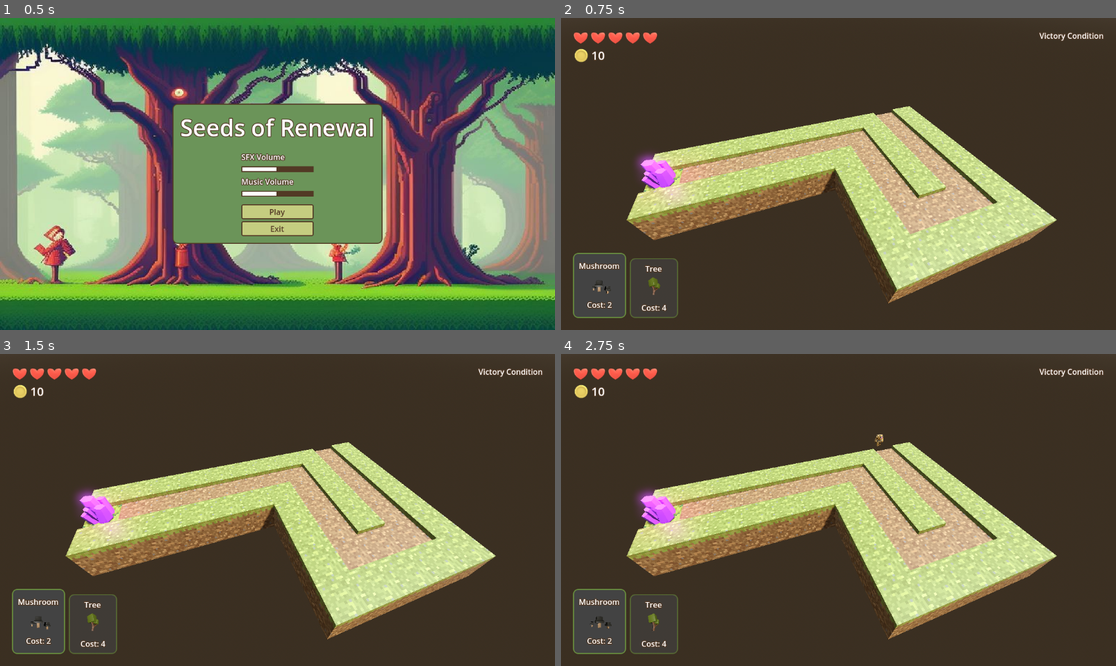
Above: before the commit, frames 1-4 (two rows, left to right).
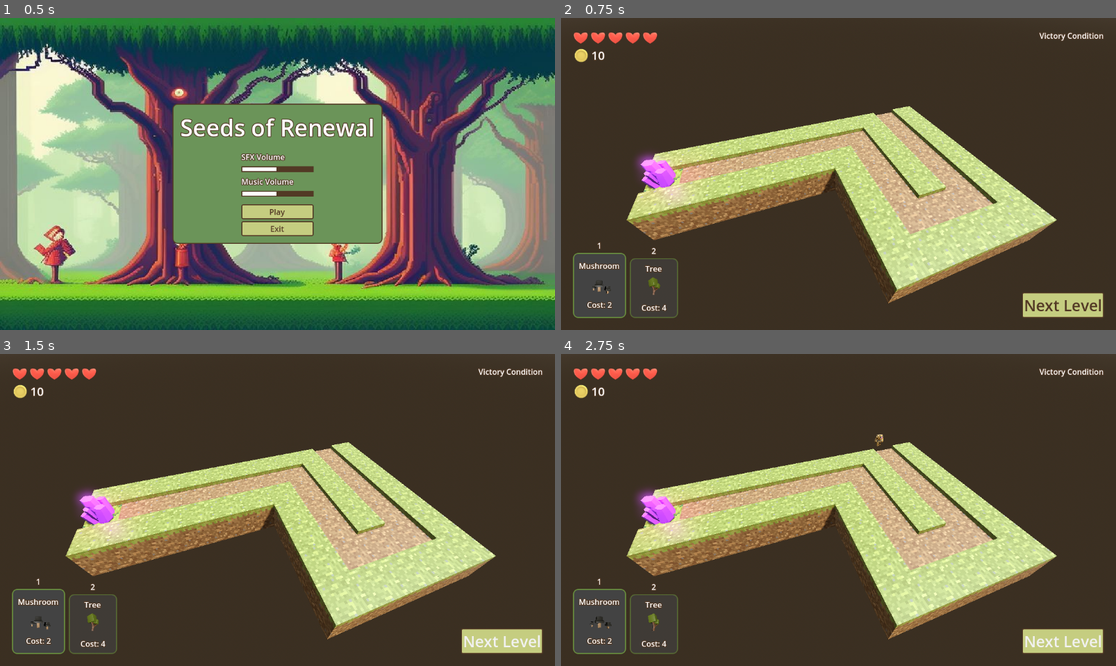
Above: after the commit, the same moments.

Repository: TheBoysJams/SeedsOfRenewal
Game: Godot game, scene res://UI/main_menu.tscn
The game is run twice, just before and just after one commit, with the same random seed, the same clock (stepped at 60 frames per second) and the same inputs. Sound files missing from this copy of the repository are replaced by a short silence.
Inputs (mouse positions are in pixels of both pictures, inside the frame that each line leads up to):
- Up to frame 1 (0.5 s): no input
- Up to frame 2 (0.75 s): click "Play" at 0.5 s
- Up to frame 3 (1.5 s): click (499, 641) at 1.25 s, where only the run after the commit has a clickable "Next Level"
- Up to frame 4 (2.75 s): click (1060, 641) at 2 s, where only the run after the commit has a clickable "Next Level"

Frame 1 is identical in both runs. In frame 2, 1.1% of the frame differs, in the area x 6-98%, y 71-96%; in frame 3, 1.2%; in frame 4, 1.2%.

Commit message:
Make plant selectors clickable

Diff:
--- a/RenewalTreeDefence/Levels/level_one.tscn
+++ b/RenewalTreeDefence/Levels/level_one.tscn
@@ -35,7 +35,8 @@
 
 [node name="LevelOne" type="Node3D"]
 
-[node name="GUI" parent="." instance=ExtResource("13_peahu")]
+[node name="GUI" parent="." node_paths=PackedStringArray("player") instance=ExtResource("13_peahu")]
+player = NodePath("../Player")
 
 [node name="DirectionalLight3D" type="DirectionalLight3D" parent="."]
 transform = Transform3D(-0.866025, -0.433013, 0.25, 0, 0.5, 0.866025, -0.5, 0.75, -0.433013, 0, 0, 0)
--- a/RenewalTreeDefence/Levels/level_three.tscn
+++ b/RenewalTreeDefence/Levels/level_three.tscn
@@ -49,7 +49,8 @@
 
 [node name="LevelThree" type="Node3D"]
 
-[node name="GUI" parent="." instance=ExtResource("9_y0rah")]
+[node name="GUI" parent="." node_paths=PackedStringArray("player") instance=ExtResource("9_y0rah")]
+player = NodePath("../Player")
 
 [node name="DirectionalLight3D" type="DirectionalLight3D" parent="."]
 transform = Transform3D(-0.866025, -0.433013, 0.25, 0, 0.5, 0.866025, -0.5, 0.75, -0.433013, 0, 0, 0)
--- a/RenewalTreeDefence/Levels/level_two.tscn
+++ b/RenewalTreeDefence/Levels/level_two.tscn
@@ -42,7 +42,8 @@
 
 [node name="LevelTwo" type="Node3D"]
 
-[node name="GUI" parent="." instance=ExtResource("14_pvdqh")]
+[node name="GUI" parent="." node_paths=PackedStringArray("player") instance=ExtResource("14_pvdqh")]
+player = NodePath("../Player")
 
 [node name="DirectionalLight3D" type="DirectionalLight3D" parent="."]
 transform = Transform3D(-0.866025, -0.433013, 0.25, 0, 0.5, 0.866025, -0.5, 0.75, -0.433013, 0, 0, 0)
--- /dev/null
+++ b/RenewalTreeDefence/UI/PlantPanelContainer.gd
@@ -0,0 +1 @@
+extends PanelContainer
--- a/RenewalTreeDefence/UI/defeat_menu.tscn
+++ b/RenewalTreeDefence/UI/defeat_menu.tscn
@@ -12,7 +12,6 @@
 offset_bottom = 648.0
 
 [node name="Panel" type="PanelContainer" parent="MarginContainer"]
-self_modulate = Color(1, 1, 1, 0.666667)
 custom_minimum_size = Vector2(200, 150)
 layout_mode = 2
 size_flags_horizontal = 4
--- a/RenewalTreeDefence/UI/gui.gd
+++ b/RenewalTreeDefence/UI/gui.gd
@@ -1,4 +1,6 @@
 extends CanvasLayer
+
+@export var player: Player
 
 @onready var health_container_scene = %HealthContainer
 @onready var plant_container_scene = %PlantContainer
@@ -9,21 +11,28 @@
 		health_container_scene.get_child(i).visible = health > i
 
 func OnGoldChanged(gold:int) -> void:
-	%Gold.text = str(gold)
+	%GoldLabel.text = str(gold)
 
 func OnSelectedTowerChanged(towerInfo:TowerInfo) -> void:
 	for i in plant_container_scene.get_child_count():
 		if towerInfo.Index == i:
-			plant_container_scene.get_child(i).custom_minimum_size = Vector2(110,135)
-			plant_container_scene.get_child(i).self_modulate = Color(1,1,1,1)
+			plant_container_scene.get_child(i).find_child("PlantPanelContainer").custom_minimum_size = Vector2(110,135)
+			plant_container_scene.get_child(i).find_child("PlantPanelContainer").self_modulate = Color(1,1,1,1)
 		else:
-			plant_container_scene.get_child(i).custom_minimum_size = Vector2.ZERO
-			plant_container_scene.get_child(i).self_modulate = Color(1,1,1,0.6)
+			plant_container_scene.get_child(i).find_child("PlantPanelContainer").custom_minimum_size = Vector2.ZERO
+			plant_container_scene.get_child(i).find_child("PlantPanelContainer").self_modulate = Color(1,1,1,0.6)
 
-
-	#%SelectedPlant.text = "Selected Plant: " + towerInfo.Name
-	#%SelectedPlantCost.text = "Plant Cost: " + str(towerInfo.Cost)
 
 func OnVictoryConditionChanged(victoryCondition:String)-> void:
 	pass
 	%VictoryConditionLabel.text = victoryCondition
+
+
+func _on_mushroom_panel_gui_input(event):
+	if event.is_action_pressed("left_click"):
+		player.selectedTowerIndex = 0
+
+
+func _on_tree_panel_gui_input(event):
+	if event.is_action_pressed("left_click"):
+		player.selectedTowerIndex = 1
--- a/RenewalTreeDefence/UI/gui.tscn
+++ b/RenewalTreeDefence/UI/gui.tscn
@@ -7,6 +7,7 @@
 [ext_resource type="PackedScene" uid="uid://bak30wl16u34k" path="res://UI/plant_panel.tscn" id="5_haxeg"]
 [ext_resource type="PackedScene" uid="uid://bdtm8816umdhp" path="res://Assets/Meshes/Mushroom.gltf" id="6_6rx21"]
 [ext_resource type="PackedScene" uid="uid://nxul2h8o43xx" path="res://Assets/Meshes/Tree_2.gltf" id="7_tpmfo"]
+[ext_resource type="PackedScene" uid="uid://3ajgyturdg8s" path="res://UI/sound_button.tscn" id="8_wb623"]
 
 [sub_resource type="ShaderMaterial" id="ShaderMaterial_4mubi"]
 shader = ExtResource("2_u1vsv")
@@ -78,7 +79,7 @@
 texture = ExtResource("3_hlvv1")
 expand_mode = 3
 
-[node name="Gold" type="Label" parent="MarginContainer/VBoxContainer2/HBoxContainer2"]
+[node name="GoldLabel" type="Label" parent="MarginContainer/VBoxContainer2/HBoxContainer2"]
 unique_name_in_owner = true
 layout_mode = 2
 theme_override_font_sizes/font_size = 24
@@ -100,6 +101,7 @@
 
 [node name="TreePanel" parent="MarginContainer/PlantContainer" instance=ExtResource("5_haxeg")]
 layout_mode = 2
+plant_index = 1
 plant_name = "Tree"
 plant_cost = 4
 plant_model = ExtResource("7_tpmfo")
@@ -112,3 +114,13 @@
 size_flags_horizontal = 8
 size_flags_vertical = 0
 text = "Victory Condition"
+
+[node name="SoundButton" parent="MarginContainer" instance=ExtResource("8_wb623")]
+layout_mode = 2
+size_flags_horizontal = 8
+size_flags_vertical = 8
+theme_override_font_sizes/font_size = 32
+text = "Next Level"
+
+[connection signal="gui_input" from="MarginContainer/PlantContainer/MushroomPanel" to="." method="_on_mushroom_panel_gui_input"]
+[connection signal="gui_input" from="MarginContainer/PlantContainer/TreePanel" to="." method="_on_tree_panel_gui_input"]
--- a/RenewalTreeDefence/UI/plant_panel.gd
+++ b/RenewalTreeDefence/UI/plant_panel.gd
@@ -1,6 +1,7 @@
-extends PanelContainer
+extends VBoxContainer
 
-@export var plant_texture: Texture2D
+
+@export var plant_index: int
 @export var plant_name: String
 @export var plant_cost: int
 @export var plant_model: PackedScene
@@ -17,6 +18,7 @@
 
 
 func _ready():
+	%IndexLabel.text = str(plant_index+1)
 	sub_viewport.set_clear_mode(SubViewport.CLEAR_MODE_ONCE)
 	texture_rect.texture = sub_viewport.get_texture()
 
--- a/RenewalTreeDefence/UI/plant_panel.tscn
+++ b/RenewalTreeDefence/UI/plant_panel.tscn
@@ -3,39 +3,55 @@
 [ext_resource type="Script" path="res://UI/plant_panel.gd" id="1_c01mv"]
 [ext_resource type="PackedScene" uid="uid://okpjnvjc5ial" path="res://UI/plant_3d_model_GUI.tscn" id="2_6tn7o"]
 
-[node name="PlantPanel" type="PanelContainer"]
+[node name="PlantPanel" type="VBoxContainer"]
 offset_right = 40.0
 offset_bottom = 40.0
 size_flags_horizontal = 0
 size_flags_vertical = 8
+mouse_filter = 0
 theme_type_variation = &"PlantPanel"
 script = ExtResource("1_c01mv")
 
-[node name="MarginContainer" type="MarginContainer" parent="."]
+[node name="IndexLabel" type="Label" parent="."]
+unique_name_in_owner = true
+layout_mode = 2
+size_flags_horizontal = 4
+text = "1"
+horizontal_alignment = 1
+
+[node name="PlantPanelContainer" type="PanelContainer" parent="."]
+unique_name_in_owner = true
+layout_mode = 2
+size_flags_horizontal = 0
+size_flags_vertical = 8
+mouse_filter = 1
+theme_type_variation = &"PlantPanel"
+
+[node name="MarginContainer" type="MarginContainer" parent="PlantPanelContainer"]
 layout_mode = 2
 theme_override_constants/margin_left = 8
 theme_override_constants/margin_top = 8
 theme_override_constants/margin_right = 8
 theme_override_constants/margin_bottom = 8
 
-[node name="VBoxContainer" type="VBoxContainer" parent="MarginContainer"]
+[node name="VBoxContainer" type="VBoxContainer" parent="PlantPanelContainer/MarginContainer"]
 layout_mode = 2
 alignment = 1
 
-[node name="NameLabel" type="Label" parent="MarginContainer/VBoxContainer"]
+[node name="NameLabel" type="Label" parent="PlantPanelContainer/MarginContainer/VBoxContainer"]
 unique_name_in_owner = true
 layout_mode = 2
 text = "Plant Name"
 horizontal_alignment = 1
 vertical_alignment = 1
 
-[node name="TextureRect" type="TextureRect" parent="MarginContainer/VBoxContainer"]
+[node name="TextureRect" type="TextureRect" parent="PlantPanelContainer/MarginContainer/VBoxContainer"]
 unique_name_in_owner = true
 layout_mode = 2
 size_flags_horizontal = 4
 size_flags_vertical = 4
 
-[node name="SubViewport" type="SubViewport" parent="MarginContainer/VBoxContainer/TextureRect"]
+[node name="SubViewport" type="SubViewport" parent="PlantPanelContainer/MarginContainer/VBoxContainer/TextureRect"]
 unique_name_in_owner = true
 own_world_3d = true
 transparent_bg = true
@@ -43,10 +59,10 @@
 size = Vector2i(80, 50)
 render_target_update_mode = 4
 
-[node name="PlantView" parent="MarginContainer/VBoxContainer/TextureRect/SubViewport" instance=ExtResource("2_6tn7o")]
+[node name="PlantView" parent="PlantPanelContainer/MarginContainer/VBoxContainer/TextureRect/SubViewport" instance=ExtResource("2_6tn7o")]
 unique_name_in_owner = true
 
-[node name="CostLabel" type="Label" parent="MarginContainer/VBoxContainer"]
+[node name="CostLabel" type="Label" parent="PlantPanelContainer/MarginContainer/VBoxContainer"]
 unique_name_in_owner = true
 layout_mode = 2
 size_flags_horizontal = 4
--- a/RenewalTreeDefence/UI/victory_menu.tscn
+++ b/RenewalTreeDefence/UI/victory_menu.tscn
@@ -5,6 +5,7 @@
 
 [node name="VictoryMenu" type="CanvasLayer"]
 process_mode = 3
+layer = 3
 script = ExtResource("1_pjanx")
 
 [node name="MarginContainer" type="MarginContainer" parent="."]
@@ -12,7 +13,6 @@
 offset_bottom = 648.0
 
 [node name="Panel" type="PanelContainer" parent="MarginContainer"]
-self_modulate = Color(1, 1, 1, 0.666667)
 custom_minimum_size = Vector2(200, 150)
 layout_mode = 2
 size_flags_horizontal = 4
Not shown: 1 places in RenewalTreeDefence/UI/gui.tscn that only renumber resources
